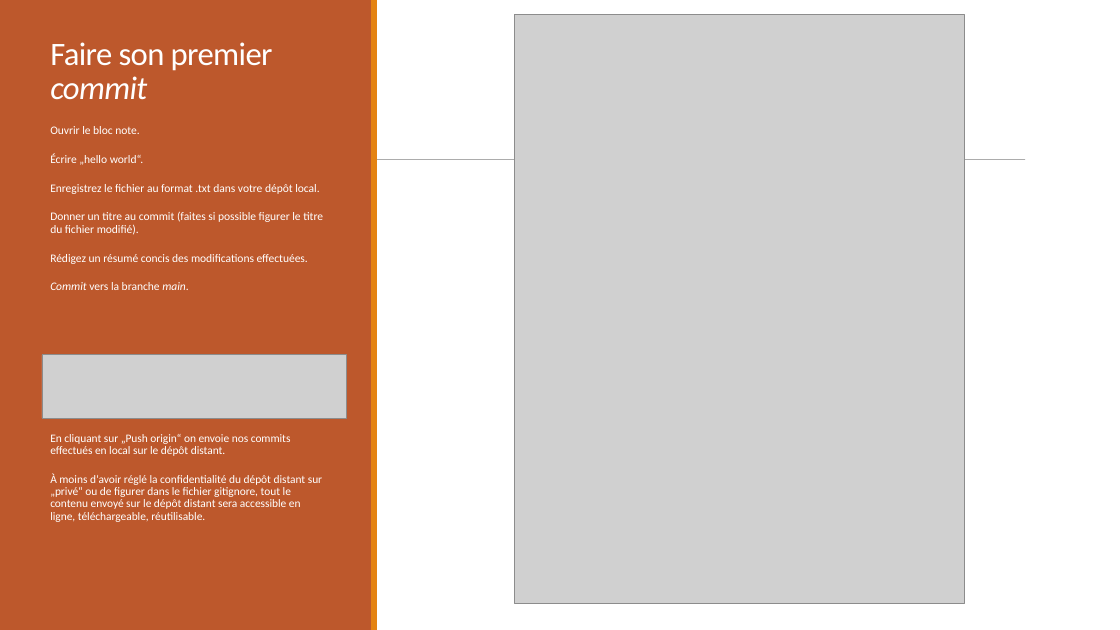
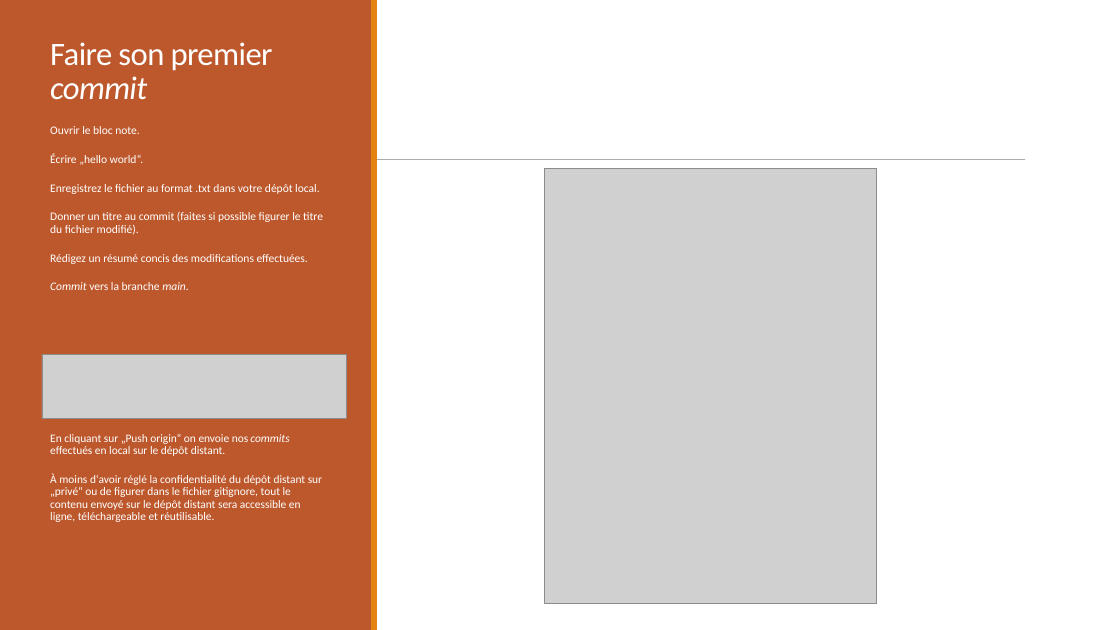
Before and after one commit to Mareike2405/SupportGitGithub, a slide deck: slide 15 of FormationGitGithub.pptx (slide 13 before the commit). Drawn at 1120x630 pixels with LibreOffice and Linux fonts; fonts in the diff are those of the drawing; grey boxes stand for pictures. Boxes give left, top, right and bottom in pixels: in the first picture for what was removed or moved away, otherwise in the second. Text is boxed around its words. In the diff, an @@ line names an element or a change of style, - is before the commit and + after.

```diff
--- a/FormationGitGithub.pptx
+++ b/FormationGitGithub.pptx
@@ picture resized from (x1=514, y1=14, x2=964, y2=603) to (x1=544, y1=168, x2=877, y2=603) @@
@@ text at (x1=50, y1=434, x2=289, y2=456): italic on in "commits" @@
@@ text at (x1=50, y1=474, x2=322, y2=522): text changed @@
-À moins d‘avoir réglé la confidentialité du dépôt distant sur „privé“ ou de figurer dans le fichier gitignore, tout le contenu envoyé sur le dépôt distant sera accessible en ligne, téléchargeable, réutilisable.
+À moins d‘avoir réglé la confidentialité du dépôt distant sur „privé“ ou de figurer dans le fichier gitignore, tout le contenu envoyé sur le dépôt distant sera accessible en ligne, téléchargeable et réutilisable.
```
Also in this commit, not shown: 6 other slides changed, 3 slides added, 1 other file.
